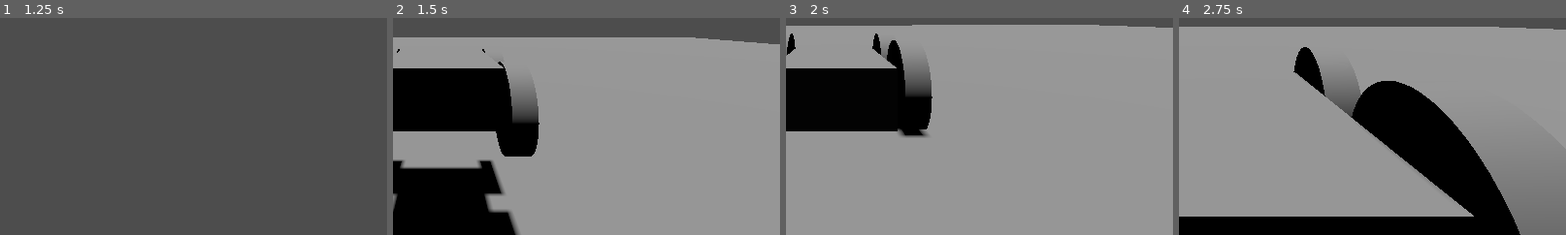
Above: before the commit, frames 1-4 (left to right).
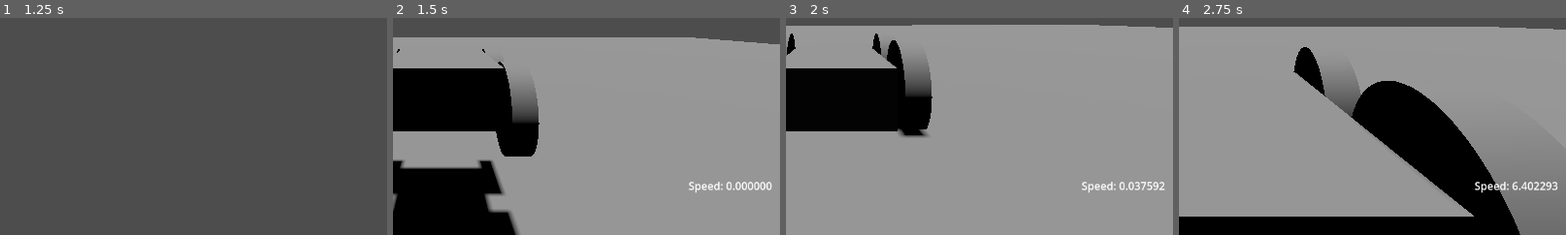
Above: after the commit, the same moments.

Repository: Aadniz/pqcrg
Game: Godot game, scene res://game_scene.tscn
The game is run twice, just before and just after one commit, with the same random seed, the same clock (stepped at 60 frames per second) and the same inputs.
Inputs:
- Up to frame 1 (1.25 s): tap Enter at 0.5 s; hold D (right) from 0.53 s (still down)
- Up to frame 2 (1.5 s): release D (right) at 1.25 s; click "Host" at 1.25 s
- Up to frame 3 (2 s): no input
- Up to frame 4 (2.75 s): hold S (backward) from 2.03 s (still down)
The pictures show only the part of the screen within x 44-94%, y 50-100%; the shares and areas given below are measured in that part.

Frame 1 is identical in both runs. In frame 2, 0.4% of the frame differs, in the area x 76-98%, y 75-81%; in frame 3, 0.4%; in frame 4, 0.5%.

Commit message:
Added speedometer to car

Diff:
--- a/multiplayergame/player.gd
+++ b/multiplayergame/player.gd
@@ -21,3 +21,8 @@
 	if is_multiplayer_authority():
 		steering = move_toward(steering, Input.get_axis("right","left")*MAX_STEER,delta*2.5)
 		engine_force = Input.get_axis("backward","forward") * ENGINE_POWER
+		var speed = get_linear_velocity()
+		var temp_string = "Speed: %f"
+		var temp_speed = sqrt(speed.z*speed.z + speed.x*speed.x)
+		var speed_string = temp_string % temp_speed
+		$CanvasLayer/speedometer.text = speed_string
--- a/multiplayergame/player.tscn
+++ b/multiplayergame/player.tscn
@@ -76,3 +76,14 @@
 
 [node name="MultiplayerSynchronizer" type="MultiplayerSynchronizer" parent="."]
 replication_config = SubResource("SceneReplicationConfig_oalw8")
+
+[node name="CanvasLayer" type="CanvasLayer" parent="."]
+
+[node name="speedometer" type="Label" parent="CanvasLayer"]
+anchors_preset = -1
+anchor_right = 0.928819
+anchor_bottom = 0.905864
+size_flags_horizontal = 8
+size_flags_vertical = 8
+horizontal_alignment = 2
+vertical_alignment = 2
